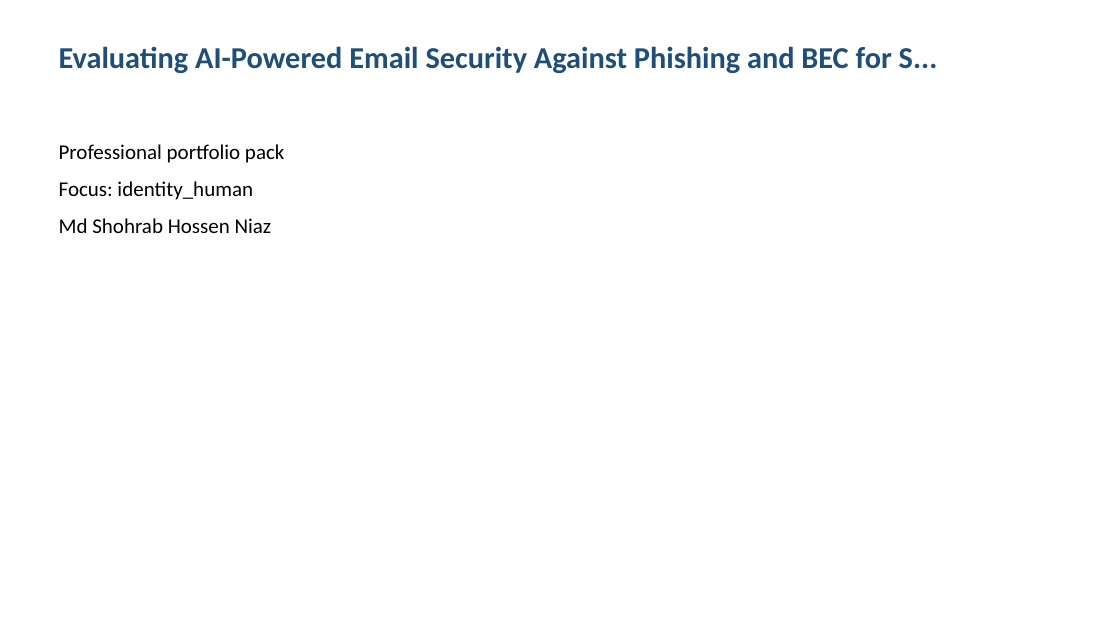
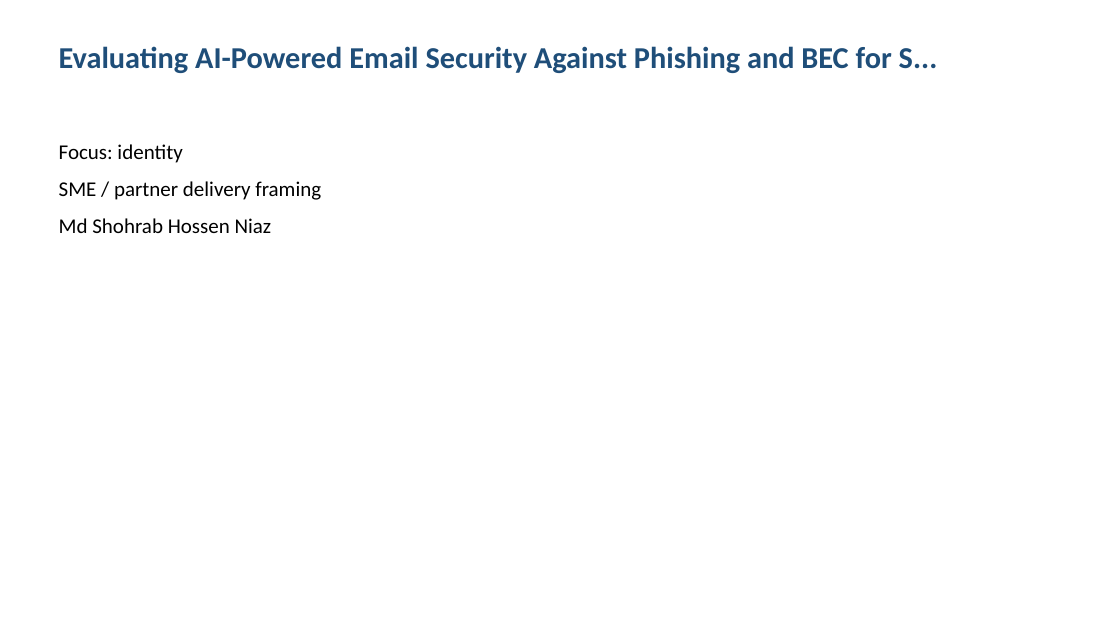
Before and after one commit to shohrabniaz/ai-email-security-evaluation, a slide deck: slide 1 of Final_Submission/02_Presentation.pptx. Drawn at 1120x630 pixels with LibreOffice and Linux fonts; fonts in the diff are those of the drawing. Boxes give left, top, right and bottom in pixels: in the first picture for what was removed or moved away, otherwise in the second. Text is boxed around its words. In the diff, an @@ line names an element or a change of style, - is before the commit and + after.

Commit message:
Polish portfolio pack for professional showcase readiness.

```diff
--- a/Final_Submission/02_Presentation.pptx
+++ b/Final_Submission/02_Presentation.pptx
@@ text at <box>59,144,321,200</box>: text changed @@
-Professional portfolio pack
-Focus: identity_human
+Focus: identity
+SME / partner delivery framing
```
Also in this commit, not shown: 3 other slides changed, 12 other files.
